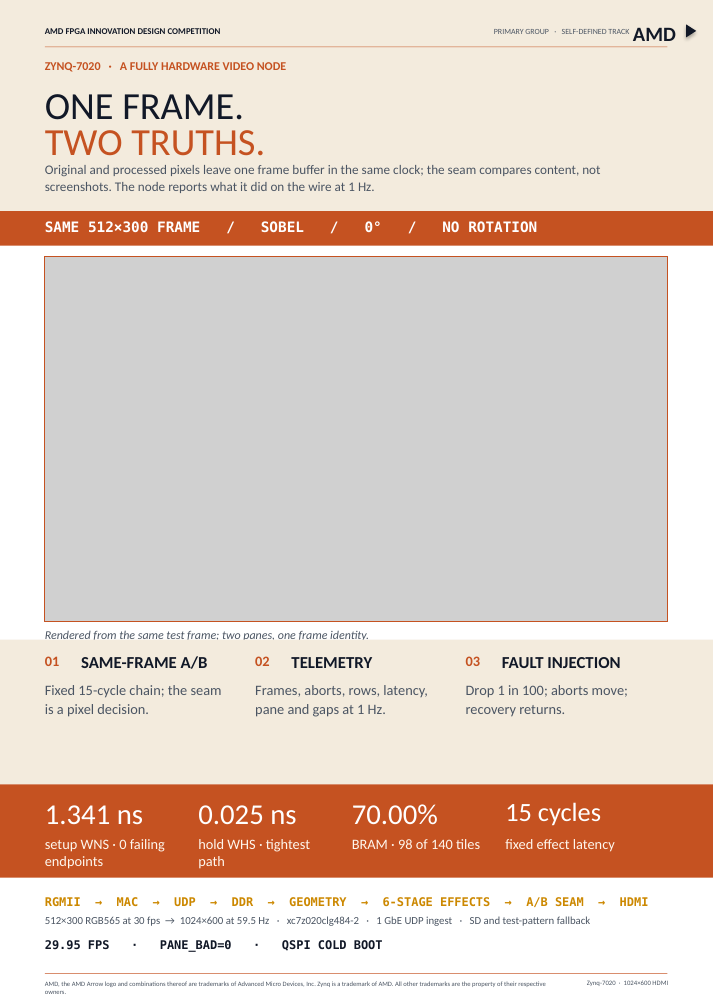
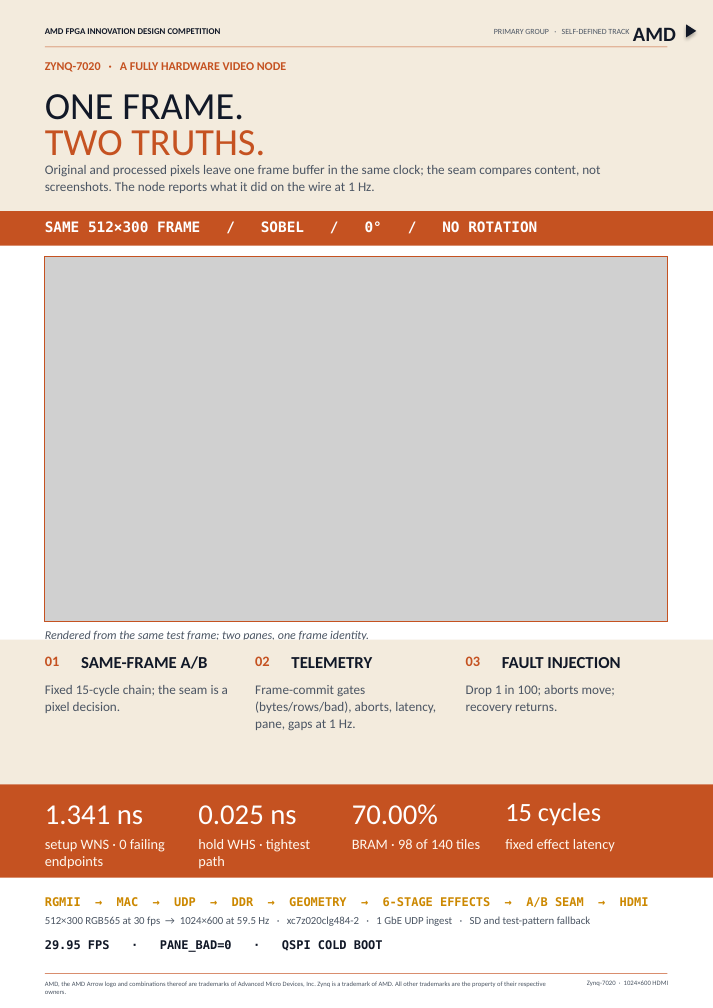
Before and after one commit to Uie-v-uiE/Video_Processing, a slide deck: slide 1 of prj_fin/deliverables/poster.pptx. Drawn at 713x1008 pixels with LibreOffice and Linux fonts; fonts in the diff are those of the drawing; grey boxes stand for pictures. Boxes give left, top, right and bottom in pixels: in the first picture for what was removed or moved away, otherwise in the second. Text is boxed around its words. In the diff, an @@ line names an element or a change of style, - is before the commit and + after.

```diff
--- a/prj_fin/deliverables/poster.pptx
+++ b/prj_fin/deliverables/poster.pptx
@@ text "Fixed 15-cycle chain; the seam ..." at bbox=[45, 685, 228, 713]: size 12 to 11 pt @@
@@ text at bbox=[255, 685, 436, 730]: text changed; size 12 to 11 pt @@
-Frames, aborts, rows, latency, pane and gaps at 1 Hz.
+Frame-commit gates (bytes/rows/bad), aborts, latency, pane, gaps at 1 Hz.
@@ text "Drop 1 in 100; aborts ..." at bbox=[466, 685, 615, 713]: size 12 to 11 pt @@
```
Also in this commit, not shown: 30 other files.
